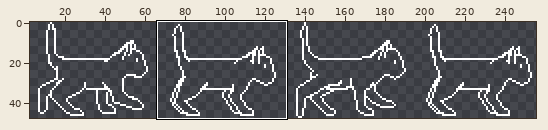
Two states of a sprite sheet, Assets/Originals/Tiger Walking.png. Above, an overview of the earlier version with the close-up marked.
Close-up. The starting point:
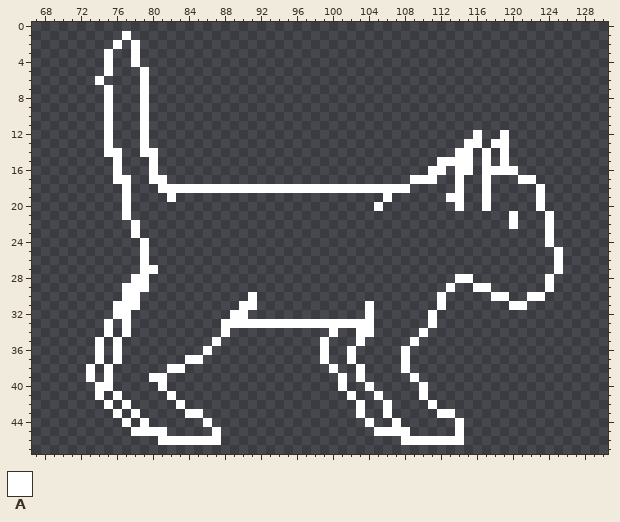
The file is 256x48 pixels. Shown: x 67..130, y 0..47. The wide view leaves out empty margins. The commit also changed other parts of the picture, which this record leaves out.
Palette (. is transparent): A #ffffff
After the commit:
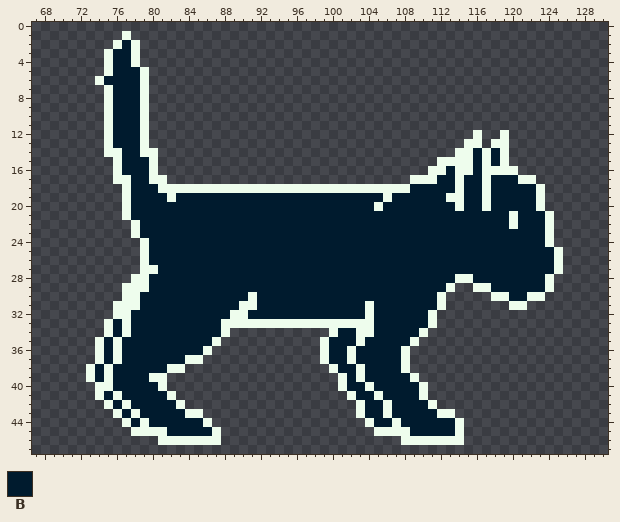
Colours new in this view: B #001b2e
Diff:
colour A: #ffffff -> #eefded
Changed rows in their new state; - is a pixel that keeps its letter.
first column x 74:
 2 ---B-----------------------------------------------
 3 --BB-----------------------------------------------
 4 --BB-----------------------------------------------
 5 --BBB----------------------------------------------
 6 -BBBB----------------------------------------------
 7 --BBB----------------------------------------------
 8 --BBB----------------------------------------------
 9 --BBB----------------------------------------------
10 --BBB----------------------------------------------
11 --BBB----------------------------------------------
12 --BBB----------------------------------------------
13 --BBB----------------------------------------------
14 ---BB-------------------------------------B-B------
15 ---BBB------------------------------------B-B------
16 ---BBB---------------------------------B--B--------
17 ----BB--------------------------------BB-BB-BBB----
18 ----BBB----------------------------BBBBB-BB-BBBBB--
19 ----BBBB-BBBBBBBBBBBBBBBBBBBBBBB-BBBBBB--BB-BBBBB--
20 ----BBBBBBBBBBBBBBBBBBBBBBBBBBB-BBBBBBBB-BB-BBBBB--
21 ----BBBBBBBBBBBBBBBBBBBBBBBBBBBBBBBBBBBBBBBBBB-BBB-
22 -----BBBBBBBBBBBBBBBBBBBBBBBBBBBBBBBBBBBBBBBBB-BBB-
23 -----BBBBBBBBBBBBBBBBBBBBBBBBBBBBBBBBBBBBBBBBBBBBB-
24 ------BBBBBBBBBBBBBBBBBBBBBBBBBBBBBBBBBBBBBBBBBBBB-
25 ------BBBBBBBBBBBBBBBBBBBBBBBBBBBBBBBBBBBBBBBBBBBBB
26 ------BBBBBBBBBBBBBBBBBBBBBBBBBBBBBBBBBBBBBBBBBBBBB
27 -------BBBBBBBBBBBBBBBBBBBBBBBBBBBBBBBBBBBBBBBBBBBB
28 ------BBBBBBBBBBBBBBBBBBBBBBBBBBBBBBBBBB--BBBBBBBB-
29 ------BBBBBBBBBBBBBBBBBBBBBBBBBBBBBBBBB-----BBBBBB-
30 -----BBBBBBBBBBBB-BBBBBBBBBBBBBBBBBBBB--------BB---
31 -----BBBBBBBBBBB--BBBBBBBBBBBB-BBBBBBB-------------
32 ----BBBBBBBBBBB--BBBBBBBBBBBBB-BBBBBB--------------
33 --B-BBBBBBBBBB-----------------BBBBBB--------------
34 --B-BBBBBBBBBB-------------BB--BBBBB---------------
35 -B-BBBBBBBBBB-------------BBB-BBBBB----------------
36 -B-BBBBBBBBB--------------BB-BBBBB-----------------
37 -B-BBBBBBB----------------BB-BBBBB-----------------
38 B-BBBBBB-------------------BB-BBBB-----------------
39 B-BBBB----------------------B-BBBBB----------------
40 --BBBBB---------------------BB-BBBBB---------------
41 -B-BBBBB---------------------BB-BBBB---------------
42 --B-BBBBB---------------------BB-BBBB--------------
43 ---B-BBBBB--------------------BB-BBBBB-------------
44 ----B-BBBBBB-------------------BB-BBBBBB-----------
45 --------BBBBB----------------------BBBBB-----------
